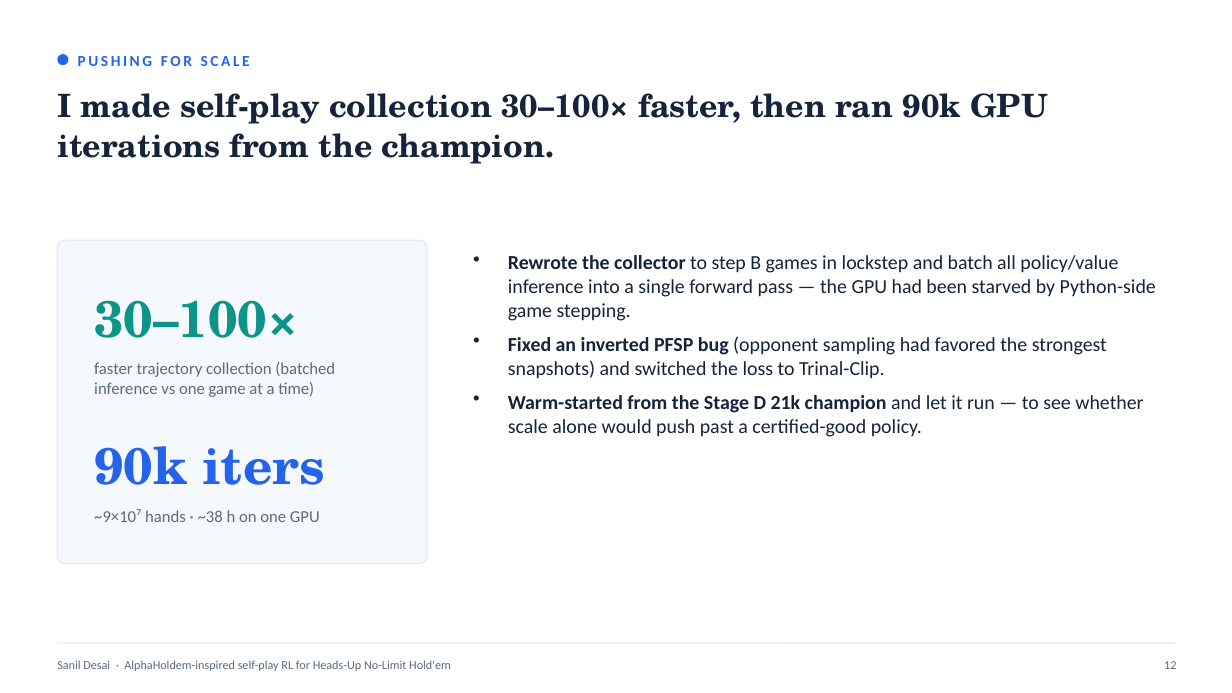
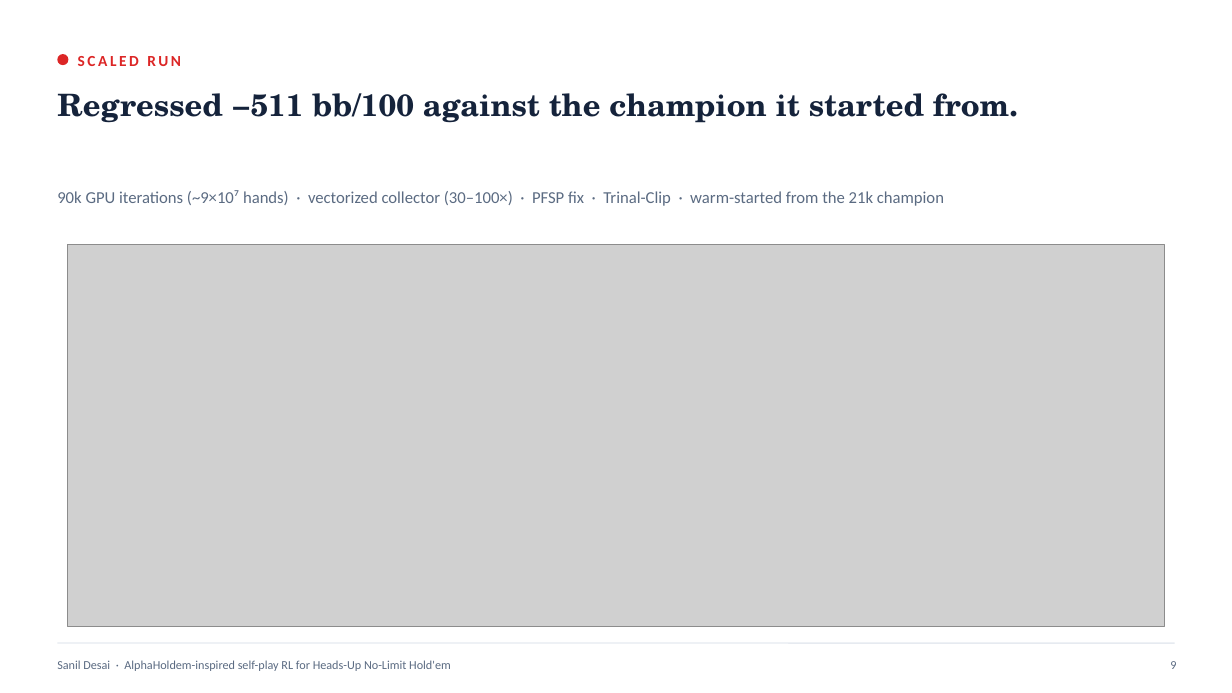
Before and after one commit to smdesai27/TxhmPokerAgent, a slide deck: slide 9 of presentation/AlphaHoldem_RL_deck.pptx (slide 12 before the commit). Drawn at 1232x693 pixels with LibreOffice and Linux fonts; fonts in the diff are those of the drawing; grey boxes stand for pictures. Boxes give left, top, right and bottom in pixels: in the first picture for what was removed or moved away, otherwise in the second. Text is boxed around its words. In the diff, an @@ line names an element or a change of style, - is before the commit and + after.

```diff
--- a/presentation/AlphaHoldem_RL_deck.pptx
+++ b/presentation/AlphaHoldem_RL_deck.pptx
@@ ellipse at (57,54,68,65): fill #2563EB to #DC2626 @@
@@ text at (78,56,181,66): text changed; text colour #2563EB to #DC2626 @@
-PUSHING FOR SCALE
+SCALED RUN
@@ text at (57,93,1018,123): text changed; size 25 to 24 pt @@
-I made self-play collection 30–100× faster, then ran 90k GPU iterations from the champion.
+Regressed −511 bb/100 against the champion it started from.
@@ text added at (57,190,944,206), 13 pt, text #5B6B82 @@
+90k GPU iterations (~9×10⁷ hands) · vectorized collector (30–100×) · PFSP fix · Trinal-Clip · warm-started from the 21k champion
@@ rounded rectangle removed at (57,240,427,564) @@
@@ picture added at (67,245,1164,627) @@
@@ text removed at (508,255,1156,437) @@
-Rewrote the collector to step B games in lockstep and batch all policy/value inference into a single forward pass — the GPU had been starved by Python-side game stepping.
-Fixed an inverted PFSP bug (opponent sampling had favored the strongest snapshots) and switched the loss to Trinal-Clip.
-Warm-started from the Stage D 21k champion and let it run — to see whether scale alone would push past a certified-good policy.
@@ text removed at (94,300,298,338) @@
-30–100×
@@ text removed at (94,362,335,397) @@
-faster trajectory collection (batched inference vs one game at a time)
@@ text removed at (94,446,325,485) @@
-90k iters
@@ text removed at (94,509,320,522) @@
-~9×10⁷ hands · ~38 h on one GPU
@@ text at (1170,661,1176,669): text changed @@
-12
+9
```
Also in this commit, not shown: 8 other slides changed, 2 slides added, 6 slides removed, 23 other files.
